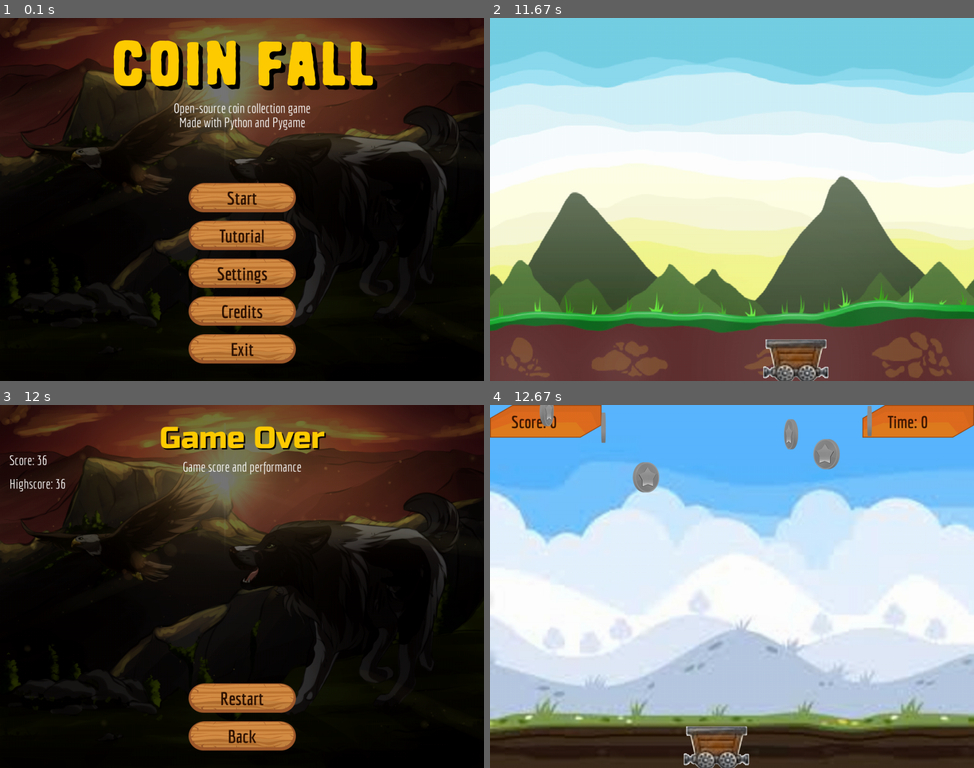
Above: before the commit, frames 1-4 (two rows, left to right).
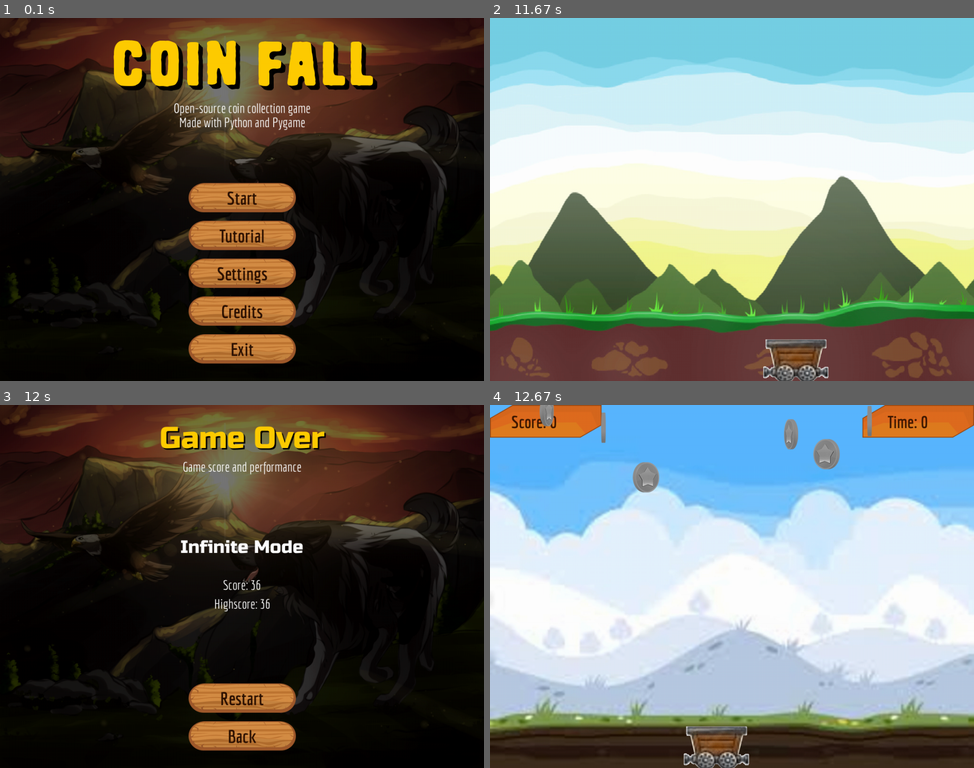
Above: after the commit, the same moments.

Repository: vineetjc/pygame-Coin-Fall-
Game: pygame game, started from main.py
The game is run twice, just before and just after one commit, with the same random seed, the same clock (stepped at 60 frames per second) and the same inputs.
Inputs (mouse positions are in pixels of both pictures, inside the frame that each line leads up to):
- Up to frame 1 (0.1 s): no input
- Up to frame 2 (11.67 s): click "Start" at 0.38 s; press the mouse at (775, 330) at 0.7 s; move the mouse to (732, 243) at 0.8 s; release the mouse at (683, 155) at 0.93 s; click "Start" at 1.05 s; hold Left 1.33-1.87 s; hold Left 2.23-2.63 s; hold Right 3.07-3.7 s; hold Left 4.13-4.6 s; hold Right 4.63-5.1 s; hold Right 5.47-5.93 s; hold Left 5.97-6.5 s; hold Left 6.87-7.27 s; hold Right 7.7-8.33 s; hold Left 8.77-9.23 s; hold Right 9.27-9.73 s; hold Right 10.1-10.57 s
- Up to frame 3 (12 s): click "Restart" at 11.98 s
- Up to frame 4 (12.67 s): tap A at 12.27 s

Frames 1-2 are identical in both runs. In frame 3, 1.0% of the frame differs, in the area x 2-63%, y 13-57%; in frame 4, nothing differs.

Commit message:
Added: game over screen, highscore system added

Diff:
--- a/main.py
+++ b/main.py
@@ -5,6 +5,7 @@
 from src.managers import *
 from src.game_screens.screens_manager import Screens_Manager
 from src.input_package.input_manager import Input_Manager
+from src.managers.highscore_manager import Highscore_Manager
 from src.animation_package import *
 
 
@@ -22,6 +23,7 @@
     animation_manager = Animation_Manager(windowSurface)
     game_manager = Game_manager(animation_manager)
     game_manager.set_input(Input_Manager())
+    game_manager.set_highscore(Highscore_Manager())
     screens_manager = Screens_Manager(
         pygame, res, windowSurface, size, game_clock, game_manager)
     play_music = Play_sound('background_music')
--- a/src/game_screens/game_over_screen.py
+++ b/src/game_screens/game_over_screen.py
@@ -13,6 +13,7 @@
     def __init__(self, pygame, res, surface, size, game_manager):
         Screen.__init__(self, pygame, res, surface, size)
         self.game_manager = game_manager
+        self.highscore_manager = self.game_manager.highscore_manager
 
         self.texts['Heading1'] = Text(
             pygame, res, surface, (self.center_x + 3, 70 + 3), 'Game Over', res.heading1_font, res.BLACK)
@@ -23,38 +24,43 @@
         self.texts['Body'] = Text(
             pygame, res, surface, (self.center_x, 130), 'Game score and performance', res.body_font, res.body_text_color)
 
+        self.texts['Game Mode'] = Text(
+            pygame, res, surface, (self.center_x, 300), 'Game mode', res.heading3_font, res.heading3_text_color)
+
+        self.texts['Score'] = Text(
+            pygame, res, surface, (self.center_x, 380), 'Score: 0', res.body_font, res.body_text_color)
+
+        self.texts['Highscore'] = Text(
+            pygame, res, surface, (self.center_x, 420), 'Highscore: 0', res.body_font, res.body_text_color)
+
         self.buttons['Restart'] = Button(
             pygame, res, surface, (self.center_x, 620), "Restart")
+
         self.buttons['Back'] = Button(
             pygame, res, surface, (self.center_x, 700), "Back")
 
     def update(self, events):
-        if not os.path.isfile("highscore.txt"):
-            with open("highscore.txt", "w") as hiscore_file:
-                hiscore_file.write("0")
-        hisc = open("highscore.txt", "r")
-        highscore = hisc.read()
-        maxscore = max(int(highscore), int(self.game_manager.score))
-        if int(highscore) < int(self.game_manager.score):
-            hisc.close()
-            hisc = open("highscore.txt", "w")
-            hisc.write(str(self.game_manager.score))
-        hisc.close()
+        self.surface.blit(self.res.EBG, (0, 0))
 
-        textsurface2 = self.res.body_font.render(
-            'Score: ' + str(self.game_manager.score), True, self.res.WHITE)
+        old_highscore = self.highscore_manager.data[self.game_manager.params['key']]
+        new_score = self.game_manager.score
 
-        textsurface3 = self.res.body_font.render(
-            'Highscore: ' + str(maxscore), True, self.res.WHITE)
-        self.surface.blit(self.res.EBG, (0, 0))
-        self.surface.blit(textsurface2, (20, 100))
-        self.surface.blit(textsurface3, (20, 150))
+        if new_score > old_highscore:
+            self.highscore_manager.data[self.game_manager.params['key']] = new_score
+            self.highscore_manager.save_highscore_to_file()
+            self.highscore_manager.load_highscore_from_file()
 
         for text in self.texts:
             self.texts[text].draw()
 
         for button in self.buttons:
             self.buttons[button].draw()
+
+        self.texts['Game Mode'].change_text(
+            self.game_manager.params['game_over_name'])
+
+        self.texts['Score'].change_text('Score: ' + str(new_score))
+        self.texts['Highscore'].change_text('Highscore: ' + str(old_highscore))
 
         mouseup_event = next(
             (x for x in events if x.type == MOUSEBUTTONUP and x.button == LEFT), None)
--- a/src/game_screens/screens_manager.py
+++ b/src/game_screens/screens_manager.py
@@ -32,7 +32,7 @@
             pygame, res, surface, size, game_clock, game_manager)
 
         self.settings_screen = Settings_screen(
-            pygame, res, surface, size)
+            pygame, res, surface, size, game_manager)
 
         self.game_over_screen = Game_over_screen(
             pygame, res, surface, size, game_manager)
--- a/src/game_screens/settings_screen.py
+++ b/src/game_screens/settings_screen.py
@@ -8,8 +8,9 @@
 
 
 class Settings_screen(Screen):
-    def __init__(self, pygame, res, surface, size):
+    def __init__(self, pygame, res, surface, size, game_manager):
         Screen.__init__(self, pygame, res, surface, size)
+        self.highscore_manager = game_manager.highscore_manager
 
         self.texts['Heading1'] = Text(
             pygame, res, surface, (self.center_x + 3, 70 + 3), 'Settings', res.heading1_font, res.BLACK)
@@ -19,6 +20,9 @@
 
         self.texts['Body'] = Text(
             pygame, res, surface, (self.center_x, 130), 'Edit game settings here', res.body_font, res.body_text_color)
+
+        self.buttons['Reset'] = Button(
+            pygame, res, surface, (self.center_x, 380), "Reset")
 
         self.buttons['Back'] = Button(
             pygame, res, surface, (self.center_x, 700), "Back")
@@ -36,6 +40,10 @@
             (x for x in events if x.type == MOUSEBUTTONUP and x.button == LEFT), None)
 
         if mouseup_event is not None:
+            if self.buttons['Reset'].check_click(mouseup_event.pos):
+                self.highscore_manager.reset_highscore()
+                return Game_mode.MAIN_MENU
+
             if self.buttons['Back'].check_click(mouseup_event.pos):
                 return Game_mode.MAIN_MENU
 
--- a/src/managers/game_manager.py
+++ b/src/managers/game_manager.py
@@ -14,6 +14,9 @@
     def set_input(self, input):
         self.input = input
 
+    def set_highscore(self, highscore_manager):
+        self.highscore_manager = highscore_manager
+
     def reset(self):
         self.score = 0
         self.time = 0
--- a/src/managers/gameplay_parameters.py
+++ b/src/managers/gameplay_parameters.py
@@ -26,7 +26,9 @@
         # Note: all chances in fraction. 0.10 = 10% chance of spawning
 
         self.params_list['classic_easy'] = {
+            'key':              'classic_easy',
             'display_name':     'Classic Mode',
+            'game_over_name':   'Classic Easy Mode',
             'introduction':     ('The classic game mode, avoid bombs and '
                                  'collect as many coins as possible in 30 seconds.'
                                  ),
@@ -39,7 +41,9 @@
         }
 
         self.params_list['classic_medium'] = {
+            'key':              'classic_medium',
             'display_name':     'Classic Mode',
+            'game_over_name':   'Classic Medium Mode',
             'introduction':     ('The classic game mode, avoid bombs and '
                                  'collect as many coins as possible in 30 seconds.'
                                  ),
@@ -52,7 +56,9 @@
         }
 
         self.params_list['classic_hard'] = {
+            'key':              'classic_hard',
             'display_name':     'Classic Mode',
+            'game_over_name':   'Classic Hard Mode',
             'introduction':     ('The classic game mode, avoid bombs and '
                                  'collect as many coins as possible in 30 seconds.'
                                  ),
@@ -80,7 +86,9 @@
         # Note: all chances in fraction. 0.10 = 10% chance of spawning
 
         self.params_list['infinite'] = {
+            'key':              'infinite',
             'display_name':     'Infinite Mode',
+            'game_over_name':   'Infinite Mode',
             'introduction':     ('The infinite game mode, avoid bombs and '
                                  'collect as many coins as possible without.'
                                  'the time limit.'
@@ -109,7 +117,9 @@
         # Note: all chances in fraction. 0.10 = 10% chance of spawning
 
         self.params_list['1v1'] = {
+            'key':              '1v1',
             'display_name':     '1 v 1 Mode',
+            'game_over_name':   '1 v 1 Mode',
             'introduction':     ('The 1 v 1 game mode, '
                                  'Player 1 (Blue) controls by WASD, '
                                  'Player 2 (Red) controls by Arrow Keys.'
@@ -138,7 +148,9 @@
         # Note: all chances in fraction. 0.10 = 10% chance of spawning
 
         self.params_list['ai'] = {
+            'key':              'ai',
             'display_name':     'AI Mode',
+            'game_over_name':   'AI Mode',
             'introduction':     ('The AI game mode, design you own AI to '
                                  'compete for AI highscore.'
                                  ),
@@ -166,7 +178,9 @@
         # Note: all chances in fraction. 0.10 = 10% chance of spawning
 
         self.params_list['hardcore'] = {
+            'key':              'hardcore',
             'display_name':     'Hardcore Mode',
+            'game_over_name':   'Hardcore Mode',
             'introduction':     ('The hardcore game mode, try to survive '
                                  'long as you can in a rain on bombs.'
                                  ),
@@ -194,7 +208,9 @@
         # Note: all chances in fraction. 0.10 = 10% chance of spawning
 
         self.params_list['heist'] = {
+            'key':              'heist',
             'display_name':     'Heist Mode',
+            'game_over_name':   'Heist Mode',
             'introduction':     ('The Heist game mode, collect as many '
                                  'coins as you can but don\'t miss too '
                                  'many in a row.'
--- /dev/null
+++ b/src/managers/highscore_manager.py
@@ -0,0 +1,48 @@
+###############################
+# Saves and loads highscore
+###############################
+
+import json
+import os.path
+
+
+class Highscore_Manager():
+
+    def __init__(self):
+        self.load_highscore_from_file()
+
+    def load_highscore_from_file(self):
+        if os.path.isfile('highscore.data'):
+            highscore_file = open('highscore.data', 'r')
+            self.data = json.load(highscore_file)
+            highscore_file.close()
+        else:
+            self.data = dict()
+            self.data['classic_easy'] = 0
+            self.data['classic_medium'] = 0
+            self.data['classic_hard'] = 0
+            self.data['infinite'] = 0
+            self.data['1v1'] = 0
+            self.data['ai'] = 0
+            self.data['hardcore'] = 0
+            self.data['heist'] = 0
+
+            self.save_highscore_to_file()
+
+    def save_highscore_to_file(self):
+        highscore_file = open('highscore.data', 'w')
+        json.dump(self.data, highscore_file, indent=4)
+        highscore_file.close()
+
+    def reset_highscore(self):
+        self.data = dict()
+        self.data['classic_easy'] = 0
+        self.data['classic_medium'] = 0
+        self.data['classic_hard'] = 0
+        self.data['infinite'] = 0
+        self.data['1v1'] = 0
+        self.data['ai'] = 0
+        self.data['hardcore'] = 0
+        self.data['heist'] = 0
+
+        self.save_highscore_to_file()
Not shown, changed: .gitignore
